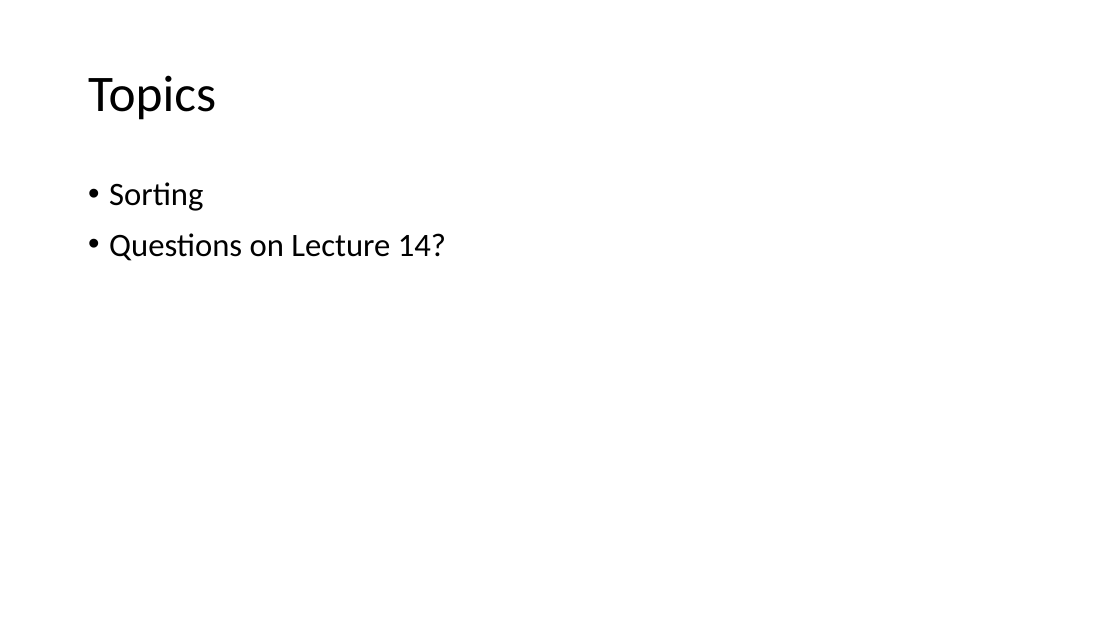
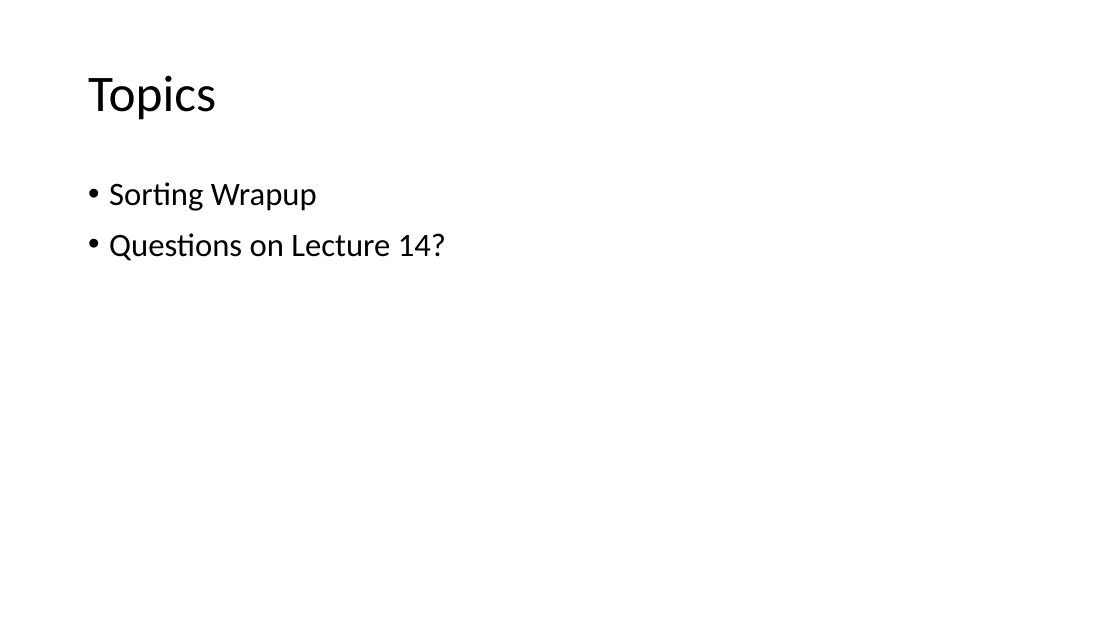
Before and after one commit to ucsd-cse12-f20/ucsd-cse12-f20.github.io, a slide deck: slide 3 of lectures/lecture-14/Lecture-Live A00/Lecture 14 - Lecture.pptx. Drawn at 1120x630 pixels with LibreOffice and Linux fonts; fonts in the diff are those of the drawing. Boxes give left, top, right and bottom in pixels: in the first picture for what was removed or moved away, otherwise in the second. Text is boxed around its words. In the diff, an @@ line names an element or a change of style, - is before the commit and + after.

```diff
--- a/lectures/lecture-14/Lecture-Live A00/Lecture 14 - Lecture.pptx
+++ b/lectures/lecture-14/Lecture-Live A00/Lecture 14 - Lecture.pptx
@@ text at bbox=[109, 182, 317, 211]: text changed @@
-• Sorting
+• Sorting Wrapup
```
Also in this commit, not shown: 1 other slide changed, 3 other files.
